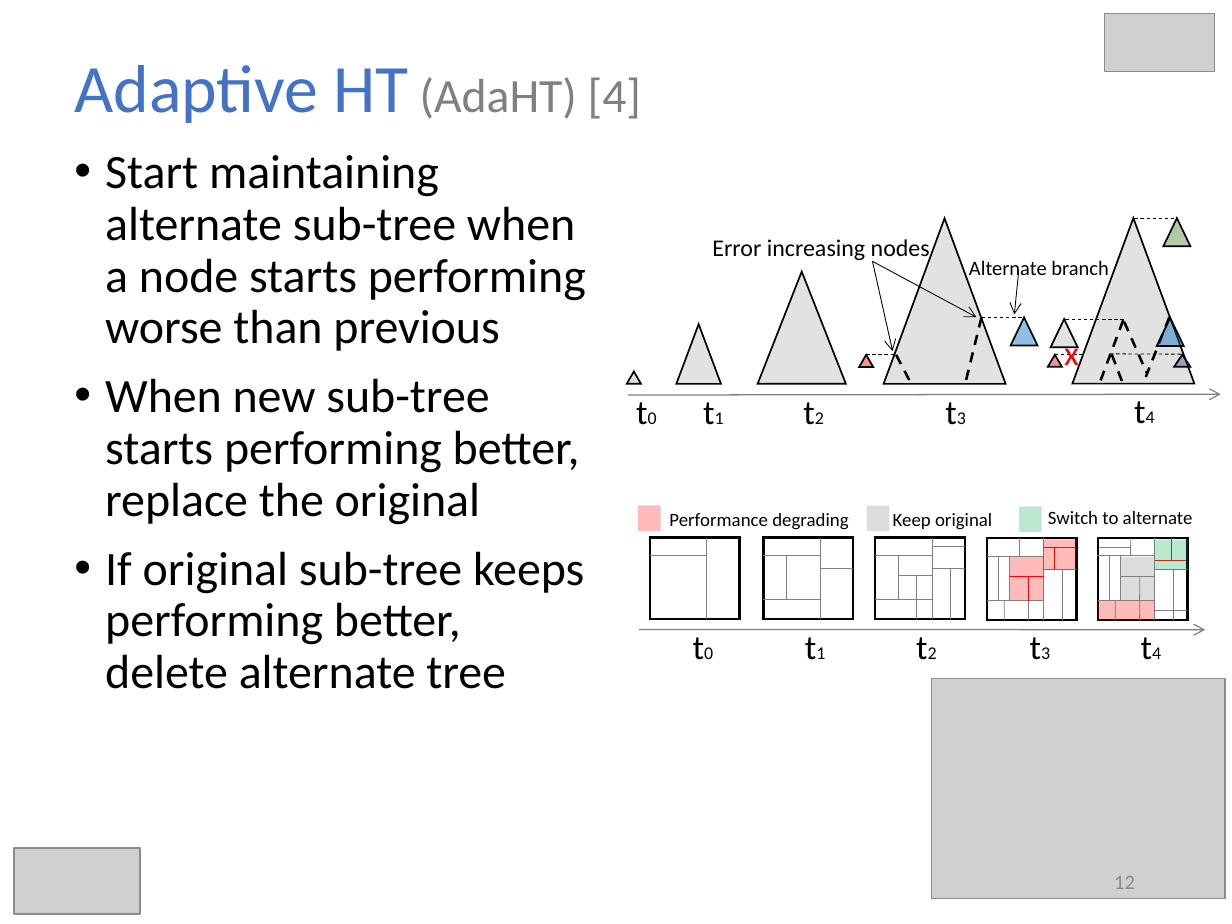
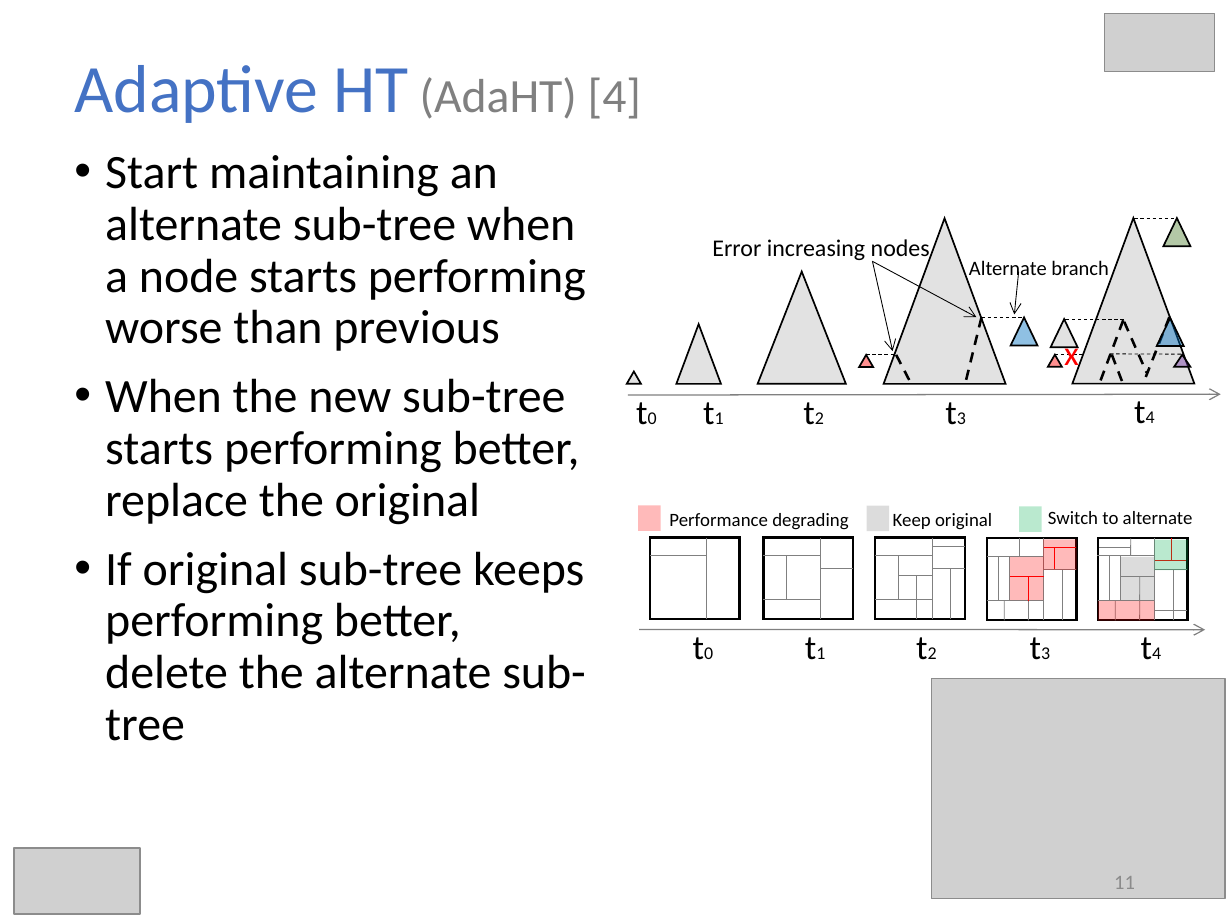
Before and after one commit to hmsgit/minestream, a slide deck: slide 11 of presentation/thesis.pptx (slide 12 before the commit). Drawn at 1232x924 pixels with LibreOffice and Linux fonts; fonts in the diff are those of the drawing; grey boxes stand for pictures. Boxes give left, top, right and bottom in pixels: in the first picture for what was removed or moved away, otherwise in the second. Text is boxed around its words. In the diff, an @@ line names an element or a change of style, - is before the commit and + after.

Commit message:
replaced all batched and leaning

```diff
--- a/presentation/thesis.pptx
+++ b/presentation/thesis.pptx
@@ text at [105,155,586,741]: text changed @@
-• Start maintaining alternate sub-tree when a node starts performing worse than previous
-• When new sub-tree starts performing better, replace the original
-• If original sub-tree keeps performing better, delete alternate tree
+• Start maintaining an alternate sub-tree when a node starts performing worse than previous
+• When the new sub-tree starts performing better, replace the original
+• If original sub-tree keeps performing better, delete the alternate sub-tree
@@ page number at [1114,876,1135,889]: text changed @@
-12
+11
```
Also in this commit, not shown: 23 other slides changed, 2 slides removed, 9 other files.
